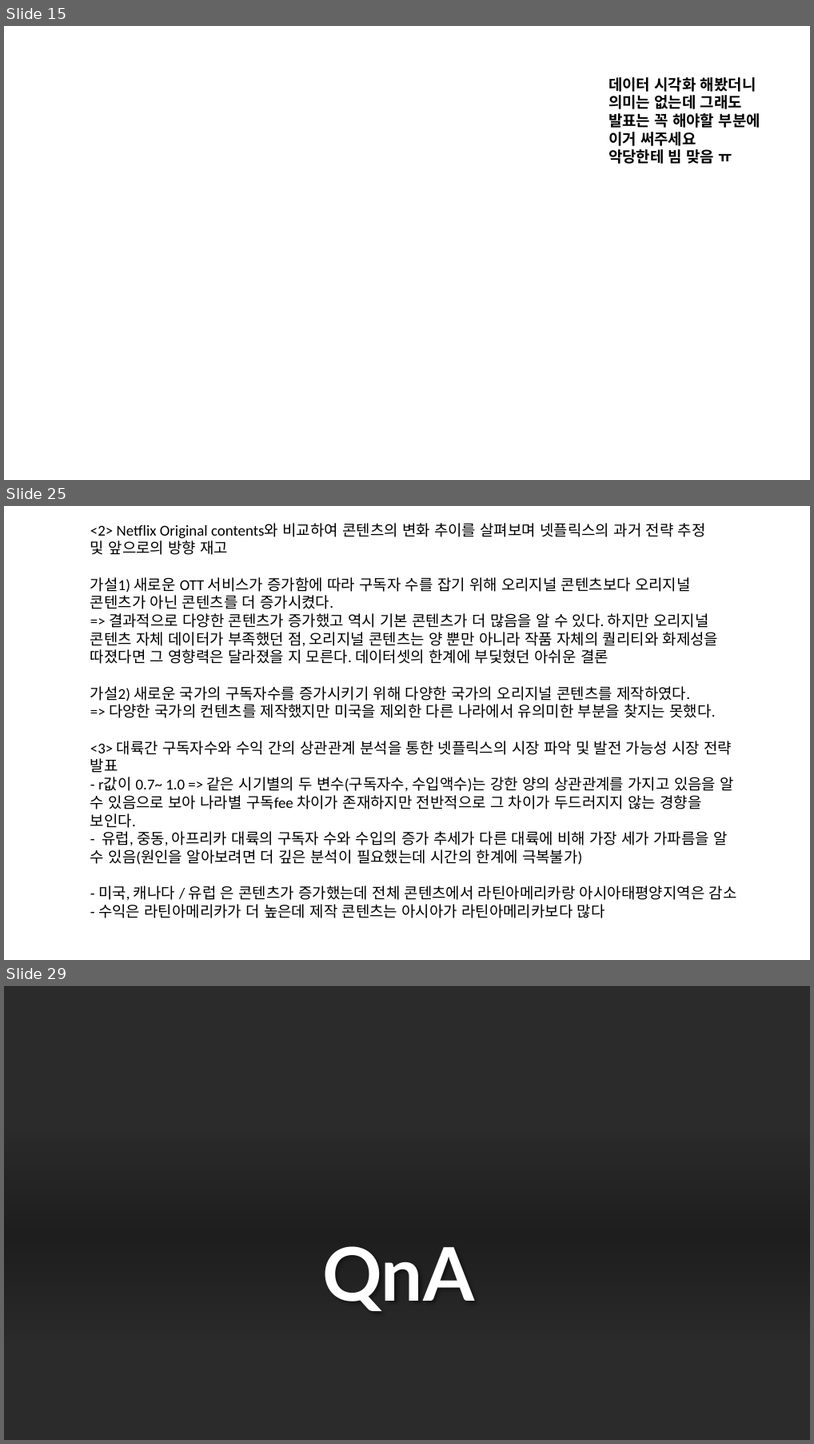
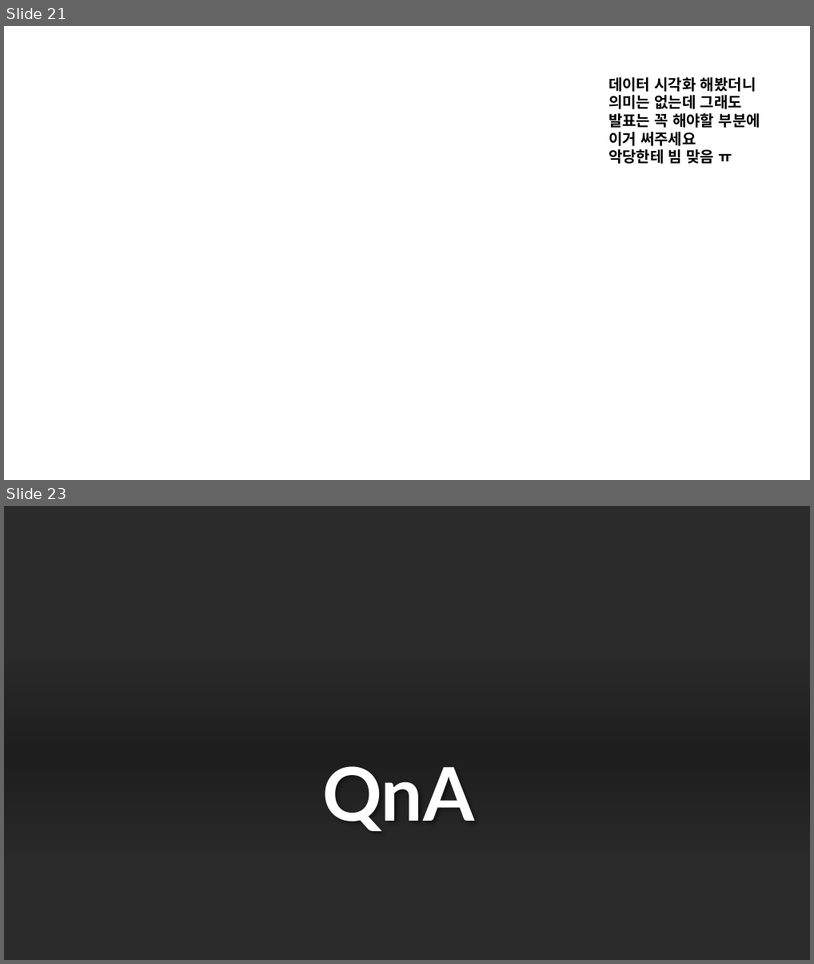
Before and after one commit to kim-seo-hyun/datathon, a slide deck: weddingpeach_speech_finish.pptx. Shown one above the other, each under a label of ours: slides 15, 25 and 29 before the commit, slides 21 and 23 after it; the slides between them are not shown. The pictures are 814x1444 and 814x964 pixels, drawn with LibreOffice and Linux fonts; fonts in the diff are those of the drawing; background and template pictures are left out; a plain dark background stands for a picture behind light text. Boxes give left, top, right and bottom in pixels: in the first picture for what was removed or moved away, otherwise in the second. Text is boxed around its words. In the diff, an @@ line names an element or a change of style, - is before the commit and + after.

```diff
--- a/weddingpeach_speech_finish.pptx
+++ b/weddingpeach_speech_finish.pptx
@@ slide 25 removed at [4,506,810,960], background #FFFFFF @@
@@ text removed at [90,523,738,918] @@
-<2> Netflix Original contents와 비교하여 콘텐츠의 변화 추이를 살펴보며 넷플릭스의 과거 전략 추정 및 앞으로의 방향 재고
-가설1) 새로운 OTT 서비스가 증가함에 따라 구독자 수를 잡기 위해 오리지널 콘텐츠보다 오리지널 콘텐츠가 아닌 콘텐츠를 더 증가시켰다.
-=> 결과적으로 다양한 콘텐츠가 증가했고 역시 기본 콘텐츠가 더 많음을 알 수 있다. 하지만 오리지널 콘텐츠 자체 데이터가 부족했던 점, 오리지널 콘텐츠는 양 뿐만 아니라 작품 자체의 퀄리티와 화제성을 따졌다면 그 영향력은 달라졌을 지 모른다. 데이터셋의 한계에 부딫혔던 아쉬운 결론
-가설2) 새로운 국가의 구독자수를 증가시키기 위해 다양한 국가의 오리지널 콘텐츠를 제작하였다.
-=> 다양한 국가의 컨텐츠를 제작했지만 미국을 제외한 다른 나라에서 유의미한 부분을 찾지는 못했다.
-<3> 대륙간 구독자수와 수익 간의 상관관계 분석을 통한 넷플릭스의 시장 파악 및 발전 가능성 시장 전략 발표
-- r값이 0.7~ 1.0 => 같은 시기별의 두 변수(구독자수, 수입액수)는 강한 양의 상관관계를 가지고 있음을 알 수 있음으로 보아 나라별 구독fee 차이가 존재하지만 전반적으로 그 차이가 두드러지지 않는 경향을 보인다.
-- 유럽, 중동, 아프리카 대륙의 구독자 수와 수입의 증가 추세가 다른 대륙에 비해 가장 세가 가파름을 알 수 있음(원인을 알아보려면 더 깊은 분석이 필요했는데 시간의 한계에 극복불가)
-- 미국, 캐나다 / 유럽 은 콘텐츠가 증가했는데 전체 콘텐츠에서 라틴아메리카랑 아시아태평양지역은 감소
-- 수익은 라틴아메리카가 더 높은데 제작 콘텐츠는 아시아가 라틴아메리카보다 많다
@@ what was slide 15 is now slide 21 @@
@@ what was slide 29 is now slide 23 @@
```
Also in this commit, not shown: 5 slides changed, 14 slides added, 19 other slides removed.
